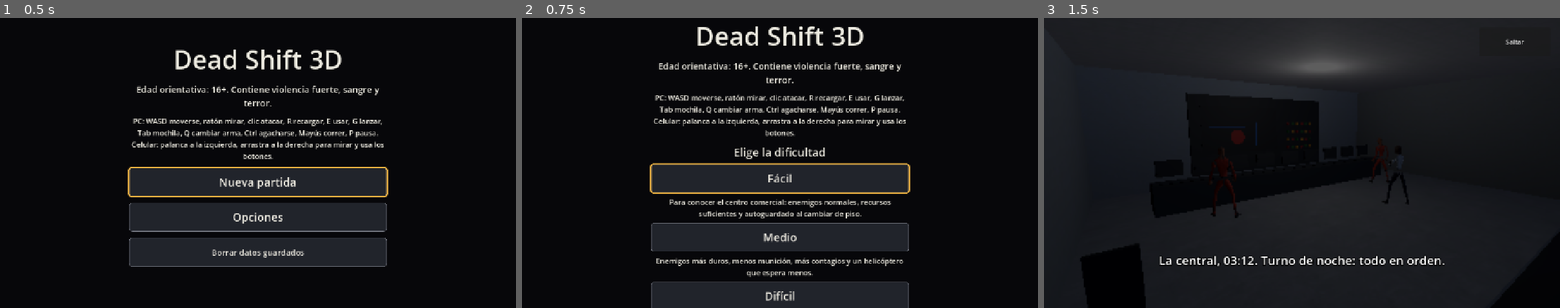
Above: before the commit, frames 1-3 (left to right).
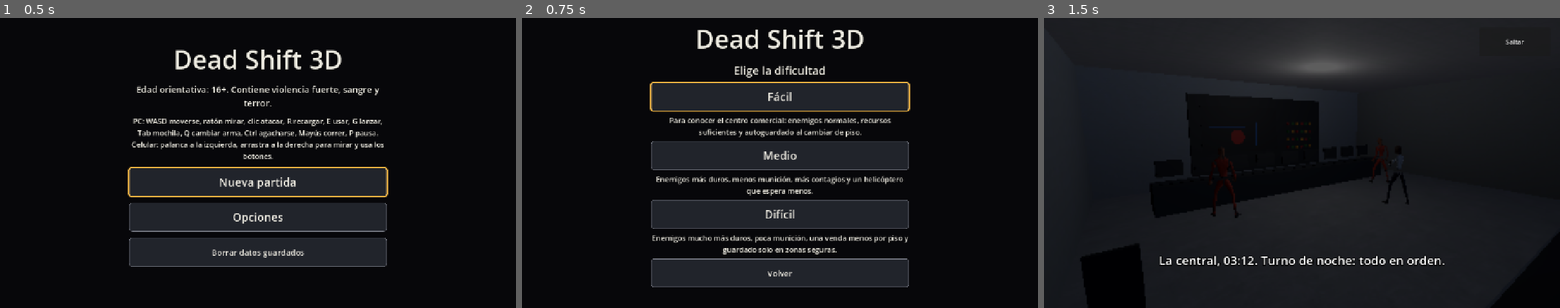
Above: after the commit, the same moments.

Repository: Dannnyusssssss/dead-shift-3D
Game: Godot game, scene res://game/main.tscn
Two runs of this game, one before a commit and one after it. Both use one fixed random seed, a clock stepped at 60 frames per second and the inputs below.
Inputs:
- Up to frame 1 (0.5 s): no input
- Up to frame 2 (0.75 s): click "Nueva partida" at 0.5 s
- Up to frame 3 (1.5 s): click "Fácil" at 1.25 s

Frame 1 is identical in both runs. In frame 2, 31% of the frame differs, in the area x 24-76%, y 2-100%; in frame 3, nothing differs.

Commit message:
fix: hito 3.2 - menú de inicio, pausa sobre el despertar y clic de continuar

Diff:
--- a/game/game.gd
+++ b/game/game.gd
@@ -46,6 +46,7 @@
 var _started: bool = false
 var _wake_black: ColorRect = null
 var _wake_caption: Label = null
+var _pause_menu: PauseMenu = null
 
 
 func _ready() -> void:
@@ -80,7 +81,8 @@
 	ui.add_child(_note)
 	_cameras = CameraView.new()
 	ui.add_child(_cameras)
-	ui.add_child(PauseMenu.new())
+	_pause_menu = PauseMenu.new()
+	ui.add_child(_pause_menu)
 	_end_screen = EndScreen.new()
 	ui.add_child(_end_screen)
 	_end_screen.restart_requested.connect(func() -> void: restart_requested.emit())
@@ -127,6 +129,9 @@
 	_wake_caption.add_theme_color_override("font_outline_color", Color.BLACK)
 	_wake_caption.add_theme_constant_override("outline_size", 8)
 	ui.add_child(_wake_caption)
+	# Debajo de la pausa: si se pausa mientras despierta, el menú se ve encima del negro.
+	ui.move_child(_wake_black, _pause_menu.get_index())
+	ui.move_child(_wake_caption, _pause_menu.get_index())
 	# La interfaz se esconde mientras despierta (parada: si no, se vuelve a mostrar sola).
 	_hud.visible = false
 	_hud.process_mode = Node.PROCESS_MODE_DISABLED
--- a/game/main.gd
+++ b/game/main.gd
@@ -12,6 +12,8 @@
 ## Botones del menú principal (se esconden mientras se elige la dificultad).
 var _main_box: VBoxContainer = null
 var _difficulty_box: VBoxContainer = null
+## Aviso de contenido y controles: se esconden al elegir la dificultad para que quepa «Volver».
+var _info_labels: Array[Label] = []
 var _game: Game = null
 var _continue: TapButton = null
 var _play: TapButton = null
@@ -104,6 +106,8 @@
 func _show_difficulties(choosing: bool) -> void:
 	_main_box.visible = not choosing
 	_difficulty_box.visible = choosing
+	for label: Label in _info_labels:
+		label.visible = not choosing
 	if choosing:
 		var first: Control = _difficulty_box.get_child(1)
 		first.grab_focus()
@@ -119,6 +123,15 @@
 	if parts.is_empty():
 		return ""
 	return "%s %s" % [tr("start_best_grade"), " · ".join(parts)]
+
+
+## Esc (o la acción de cancelar) en la elección de dificultad vuelve al menú principal.
+func _unhandled_input(event: InputEvent) -> void:
+	if not _menu.visible or not _difficulty_box.visible:
+		return
+	if event.is_action_pressed("ui_cancel") or event.is_action_pressed("pause"):
+		get_viewport().set_input_as_handled()
+		_refresh_menu()
 
 
 func _on_delete() -> void:
@@ -198,8 +211,9 @@
 	title.horizontal_alignment = HORIZONTAL_ALIGNMENT_CENTER
 	title.add_theme_font_size_override("font_size", 64)
 	box.add_child(title)
-	box.add_child(_text(tr("start_content_notice"), 22))
-	box.add_child(_text(tr("start_controls"), 18))
+	_info_labels = [_text(tr("start_content_notice"), 22), _text(tr("start_controls"), 18)]
+	for label: Label in _info_labels:
+		box.add_child(label)
 	_main_box = VBoxContainer.new()
 	_main_box.add_theme_constant_override("separation", 16)
 	box.add_child(_main_box)
--- a/game/systems/input_router.gd
+++ b/game/systems/input_router.gd
@@ -130,6 +130,12 @@
 		Input.mouse_mode = Input.MOUSE_MODE_CAPTURED
 
 
+## El clic en curso es de un menú (por ejemplo «Continuar» en la pausa): no dispara ni apunta
+## hasta soltar los botones del ratón.
+func swallow_click() -> void:
+	_swallow_click = true
+
+
 ## Se puede capturar el puntero: jugando, con teclado y ratón y sin un menú abierto.
 func can_capture() -> bool:
 	return gameplay_active and not touch_mode and not menu_open
--- a/game/ui/pause_menu.gd
+++ b/game/ui/pause_menu.gd
@@ -16,10 +16,14 @@
 ## Volver al menú pide un segundo toque (se pierde lo que no se haya guardado).
 var _menu_armed: bool = false
 var _options: OptionsMenu = null
+## Fotograma en que se creó: la tecla que saltó la intro (Esc) sigue «recién pulsada» en ese
+## fotograma y no debe abrir la pausa nada más empezar.
+var _ready_frame: int = -1
 
 
 func _ready() -> void:
 	process_mode = Node.PROCESS_MODE_ALWAYS
+	_ready_frame = Engine.get_process_frames()
 	set_anchors_and_offsets_preset(Control.PRESET_FULL_RECT)
 	var shade := ColorRect.new()
 	shade.color = Color(0.0, 0.0, 0.0, 0.75)
@@ -73,6 +77,8 @@
 
 func _process(_delta: float) -> void:
 	# Se lee por acción (no por evento) para que también funcione el botón táctil.
+	if Engine.get_process_frames() <= _ready_frame:
+		return
 	if not GameState.paused and InputRouter.gameplay_active and InputRouter.just_pressed("pause"):
 		GameState.set_paused(true)
 
@@ -142,6 +148,8 @@
 
 func _on_continue() -> void:
 	GameState.set_paused(false)
+	# El clic en «Continuar» no debe disparar al volver al juego.
+	InputRouter.swallow_click()
 	# El clic o toque en «Continuar» es un gesto del usuario: el navegador permite capturar.
 	InputRouter.request_capture()
 
--- a/tests/integration/test_main_menu.gd
+++ b/tests/integration/test_main_menu.gd
@@ -130,3 +130,74 @@
 	var main_box: Control = menu.get("_main_box")
 	assert_true(main_box.visible, "se ve el menú principal")
 	assert_false(GameState.paused)
+
+
+## Esc en la elección de dificultad vuelve al menú principal; mientras se elige, el aviso y los
+## controles se esconden para que «Volver» quepa en pantallas bajas.
+func test_escape_leaves_difficulty_choice() -> void:
+	var menu := await _make_menu()
+	var main_box: Control = menu.get("_main_box")
+	var labels: Array = menu.get("_info_labels")
+	menu.call("_on_new_game")
+	for label: Label in labels:
+		assert_false(label.visible, "el aviso y los controles se esconden al elegir")
+	var cancel := InputEventAction.new()
+	cancel.action = &"ui_cancel"
+	cancel.pressed = true
+	menu.call("_unhandled_input", cancel)
+	assert_true(main_box.visible, "Esc vuelve al menú principal")
+	for label: Label in labels:
+		assert_true(label.visible)
+
+
+## La tecla que salta la intro (Esc) sigue «recién pulsada» en el fotograma en que se crea la
+## partida: no debe abrir la pausa. Una pulsación posterior sí la abre.
+func test_pause_ignores_key_from_creation_frame() -> void:
+	InputRouter.gameplay_active = true
+	Input.action_press(&"pause")
+	var pause := PauseMenu.new()
+	add_child_autofree(pause)
+	pause.call("_process", 0.0)
+	assert_false(GameState.paused, "la tecla del fotograma de creación no pausa")
+	Input.action_release(&"pause")
+	await wait_process_frames(2)
+	Input.action_press(&"pause")
+	await wait_process_frames(2)
+	Input.action_release(&"pause")
+	assert_true(GameState.paused, "una pulsación posterior sí pausa")
+
+
+## Si se pausa mientras el guardia despierta, el menú de pausa se dibuja encima del negro del
+## despertar (antes quedaba tapado y la pantalla se veía negra sin responder).
+func test_wake_up_overlay_stays_below_pause_menu() -> void:
+	var menu := await _make_menu()
+	menu.call("_on_new_game")
+	menu.call("_on_difficulty", Difficulty.EASY)
+	await wait_physics_frames(2)
+	for child: Node in menu.get_children():
+		if child is Intro:
+			(child as Intro).skip()
+	await wait_physics_frames(3)
+	var game: Game = menu.get("_game")
+	var ui := game.get_node("UI") as CanvasLayer
+	game.call("_begin_wake_up", ui)
+	var black: Control = game.get("_wake_black")
+	var caption: Control = game.get("_wake_caption")
+	var pause: PauseMenu = game.get("_pause_menu")
+	assert_lt(black.get_index(), pause.get_index(), "el negro va debajo de la pausa")
+	assert_lt(caption.get_index(), pause.get_index(), "el texto va debajo de la pausa")
+	game.call("_end_wake_up")
+
+
+## El clic en «Continuar» de la pausa no dispara al volver al juego: ese clic queda tragado
+## (ataque y apuntar no cuentan) hasta soltar el ratón.
+func test_continue_click_does_not_attack() -> void:
+	InputRouter.gameplay_active = true
+	GameState.set_paused(true)
+	var pause := PauseMenu.new()
+	add_child_autofree(pause)
+	pause.call("_on_continue")
+	assert_false(GameState.paused)
+	assert_true(InputRouter.get("_swallow_click"), "el clic de «Continuar» queda tragado")
+	assert_false(InputRouter.is_pressed(&"attack"))
+	InputRouter.set("_swallow_click", false)
